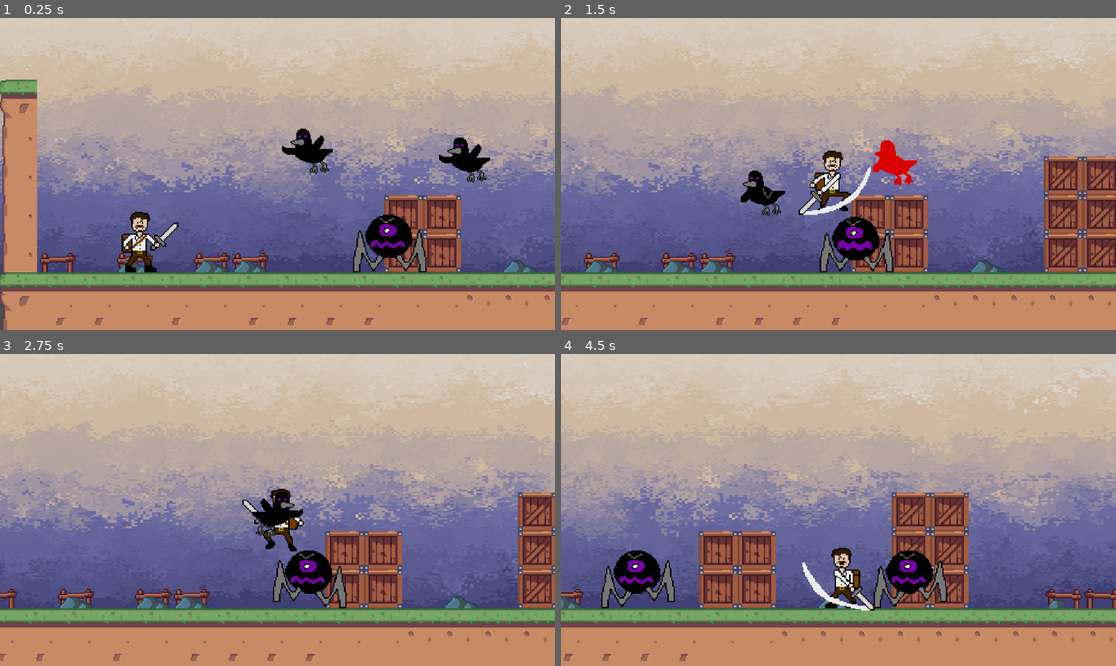
Above: before the commit, frames 1-4 (two rows, left to right).
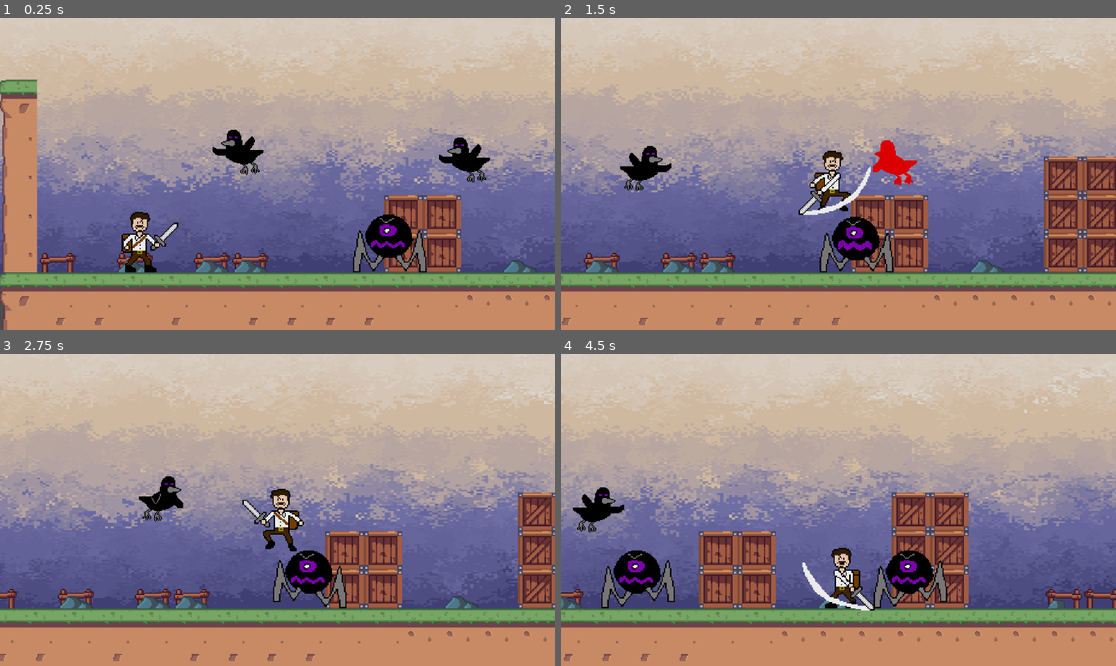
Above: after the commit, the same moments.

Repository: bscott519/ColossalCrisisGame
Game: Godot game, scene res://Scenes/level_1.tscn
The game is run twice, just before and just after one commit, with the same random seed, the same clock (stepped at 60 frames per second) and the same inputs. The engine's default icon, where the game draws it, is replaced by a stand-in: a white triangle on a blue panel in a dark square.
Inputs (mouse positions are in pixels of both pictures, inside the frame that each line leads up to):
- Up to frame 1 (0.25 s): no input
- Up to frame 2 (1.5 s): move the mouse to (960, 158) at 0.52 s; hold D (right) from 0.53 s (still down); click (960, 158) at 0.6 s; tap Space (jump) at 0.77 s; move the mouse to (727, 189) at 1.27 s; right-click (727, 189) at 1.35 s
- Up to frame 3 (2.75 s): tap Space (jump) at 1.52 s; move the mouse to (333, 441) at 2.02 s; release D (right) at 2.03 s; hold A (left) from 2.03 s (still down); click (333, 441) at 2.1 s
- Up to frame 4 (4.5 s): move the mouse to (810, 572) at 2.77 s; release A (left) at 2.78 s; hold D (right) 2.78-4.28 s; right-click (810, 572) at 2.85 s; tap Space (jump) at 3.02, 3.77 s; move the mouse to (1005, 556) at 3.52 s; click (1005, 556) at 3.6 s; move the mouse to (672, 463) at 4.27 s; hold A (left) from 4.28 s (still down); right-click (672, 463) at 4.35 s

The runs differ from the first frame. In frame 1, 1.2% of the frame differs, in the area x 38-61%, y 35-51%; in frame 2, 1.2%; in frame 3, 1.1%; in frame 4, 0.6%.

Commit message:
Update level_1.tscn

Diff:
--- a/Scenes/level_1.tscn
+++ b/Scenes/level_1.tscn
@@ -155,7 +155,7 @@
 editor_draw_limits = true
 
 [node name="darkbird" parent="." instance=ExtResource("4_y8ncn")]
-position = Vector2(329, 119)
+position = Vector2(270, 118)
 
 [node name="enemyOnlyColl" type="StaticBody2D" parent="."]
 collision_layer = 2
